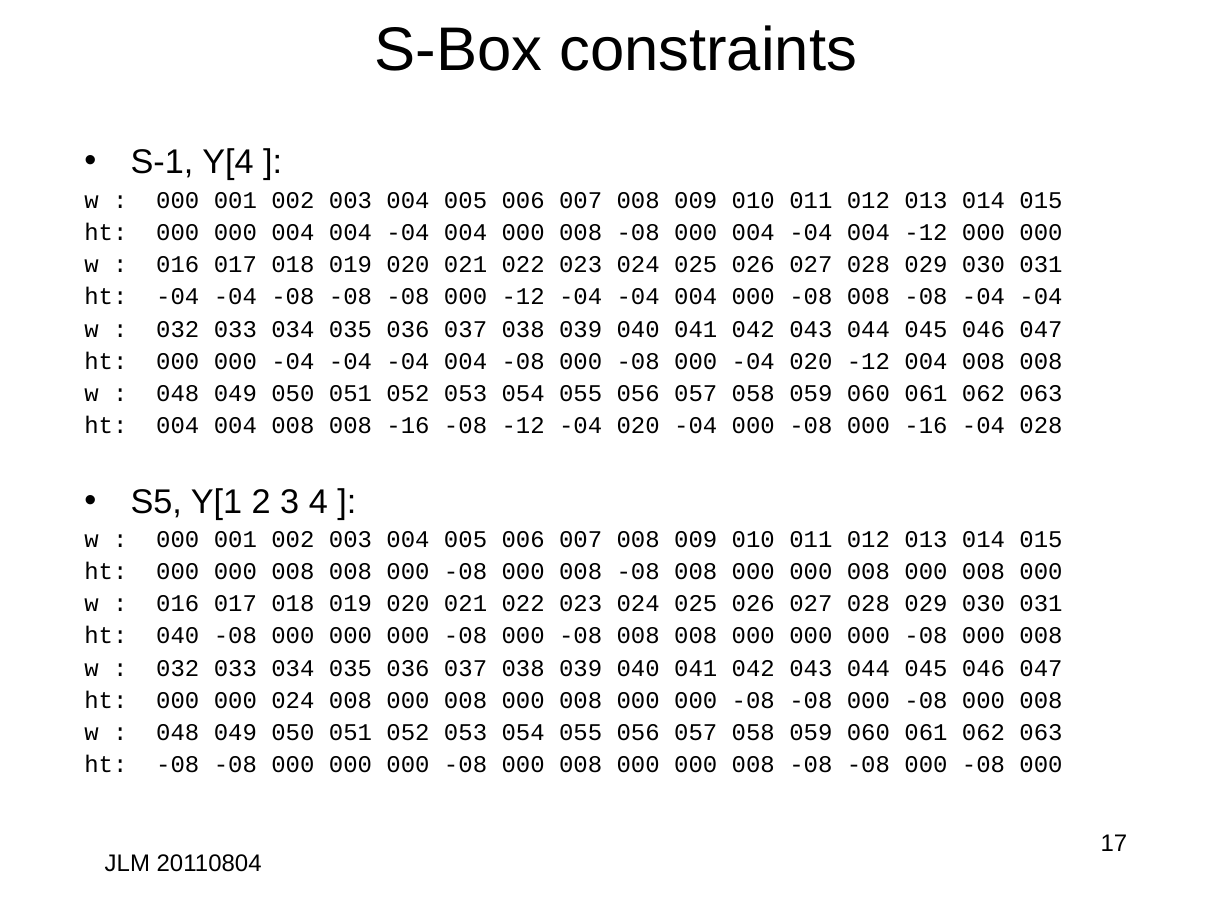
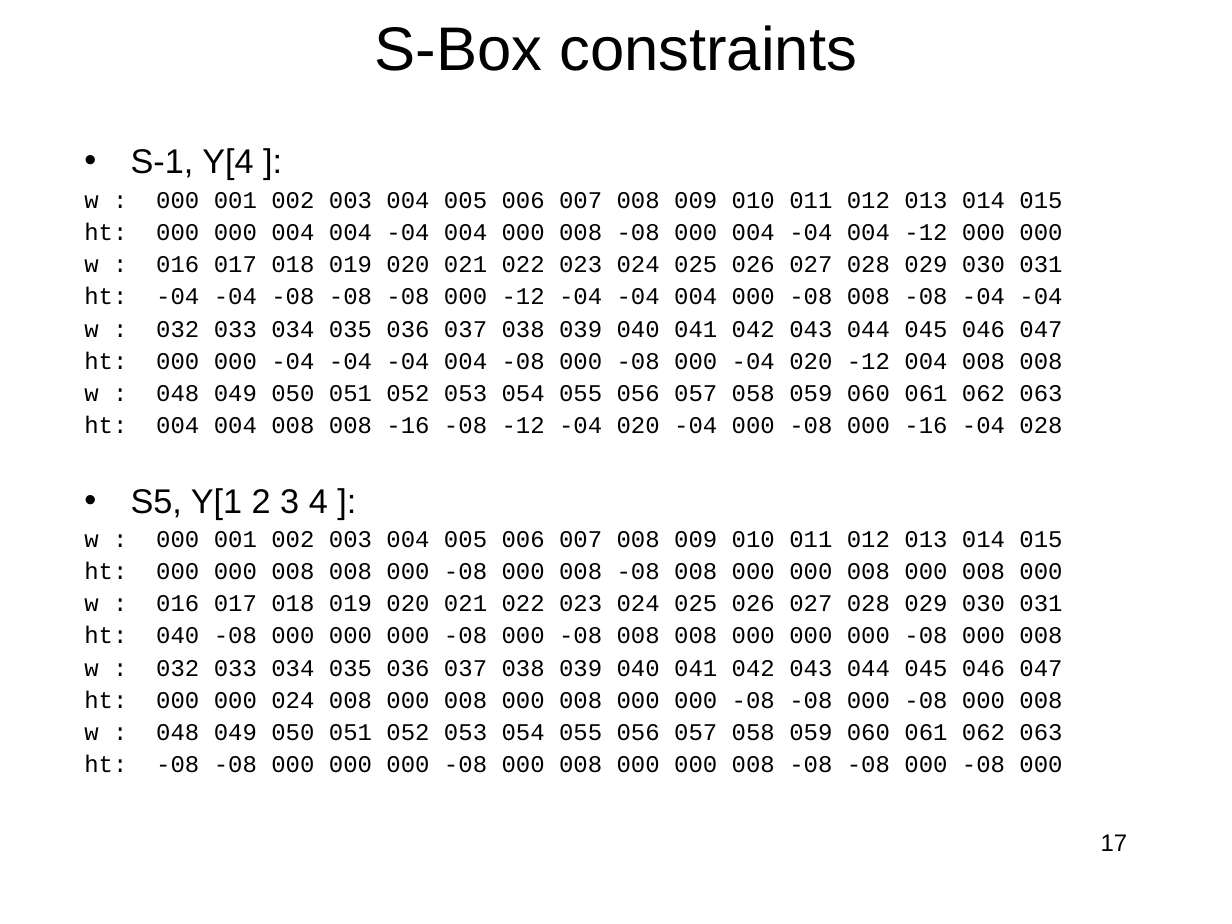
Before and after one commit to jlmucb/class_notes, a slide deck: slide 17 of BerkeleyClass/CS290Spring2013/Lectures/Cryptoclass4.pptx. Drawn at 1232x924 pixels with LibreOffice and Linux fonts; fonts in the diff are those of the drawing. Boxes give left, top, right and bottom in pixels: in the first picture for what was removed or moved away, otherwise in the second. Text is boxed around its words. In the diff, an @@ line names an element or a change of style, - is before the commit and + after.

```diff
--- a/BerkeleyClass/CS290Spring2013/Lectures/Cryptoclass4.pptx
+++ b/BerkeleyClass/CS290Spring2013/Lectures/Cryptoclass4.pptx
@@ text removed at (x1=105, y1=854, x2=262, y2=872) @@
-JLM 20110804
```
Also in this commit, not shown: 15 other slides changed, 1 other file.
